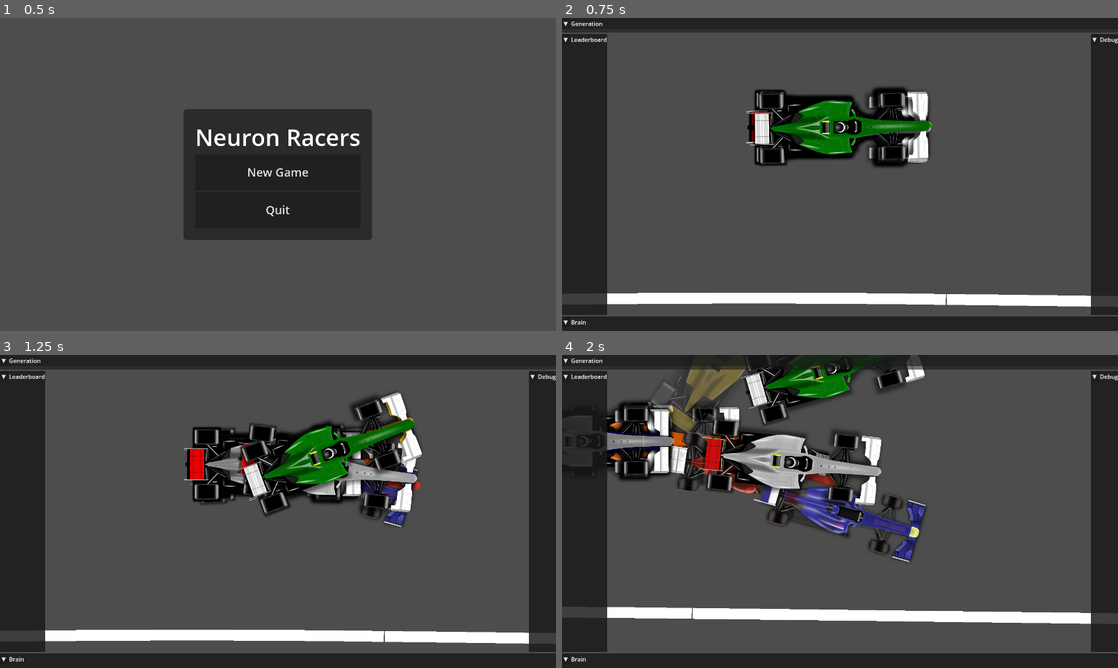
Above: before the commit, frames 1-4 (two rows, left to right).
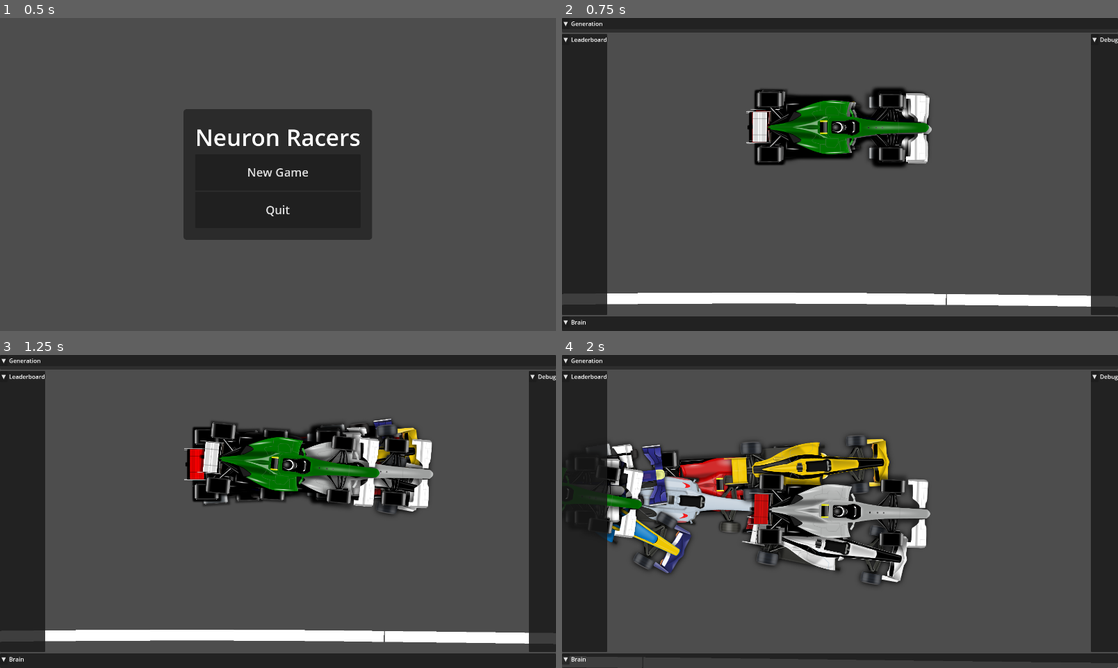
Above: after the commit, the same moments.

Repository: VitorMPCastro/NeuronRacers
Game: Godot game, scene res://scenes/ui/mainMenu.tscn
Same seed, same stepped clock (60 frames per second), same inputs: the game is played once before the commit and once after it.
Inputs (mouse positions are in pixels of both pictures, inside the frame that each line leads up to):
- Up to frame 1 (0.5 s): no input
- Up to frame 2 (0.75 s): click "New Game" at 0.5 s
- Up to frame 3 (1.25 s): no input
- Up to frame 4 (2 s): tap Enter at 1.25 s; move the mouse to (962, 495) at 1.27 s; hold Up (ui_up) from 1.28 s (still down); click (962, 495) at 1.42 s

Frame 1 is identical in both runs. In frame 2, 2.4% of the frame differs, in the area x 33-67%, y 23-48%; in frame 3, 9.1%; in frame 4, 30%, in the area x 0-100%, y 0-100%.

Commit message:
Enhance AgentManager and HUD to support loading neural networks from JSON files for next generation

Diff:
--- a/scenes/trackScene.tscn
+++ b/scenes/trackScene.tscn
@@ -186,7 +186,7 @@
 weight = 0.3
 mutate_chance = 0.2
 input_layer_neurons = 6
-hidden_layers = PackedInt32Array(8, 8)
+hidden_layers = PackedInt32Array(12, 12)
 
 [node name="CarTelemetry" type="Node2D" parent="GameManager/AgentManager"]
 script = ExtResource("5_4qaac")
--- a/scripts/manager/agentManager.gd
+++ b/scripts/manager/agentManager.gd
@@ -49,6 +49,9 @@
 var _ai_timer: Timer
 var _ai_aps: float = 20.0
 
+# NEW: queued brains to use on next_generation
+var queued_brains_from_json: Array[MLP] = []
+
 
 func _ready():
 	if !is_training:
@@ -179,12 +182,18 @@
 		total_fitness += car.fitness
 
 	sort_by_fitness()
+
+	# NEW: if a JSON was queued, use those brains instead of evolving
 	var new_brains: Array = []
-	var required_input := _required_input_size_from_cars()
-	for i in range(population_size):
-		var parent = weighted_pick(best_cars, total_fitness)
-		var brain = mutate(parent.car_data.pilot.brain, required_input)  # supports multi-layer
-		new_brains.append(brain)
+	if !queued_brains_from_json.is_empty():
+		new_brains = queued_brains_from_json.duplicate(true)
+		queued_brains_from_json.clear()
+	else:
+		var required_input := _required_input_size_from_cars()
+		for i in range(population_size):
+			var parent = weighted_pick(best_cars, total_fitness)
+			var brain = mutate(parent.car_data.pilot.brain, required_input)  # supports multi-layer
+			new_brains.append(brain)
 
 	print(generation_to_string()) if print_debug_generation else null
 
@@ -424,3 +433,52 @@
 		if !car.crashed:
 			return false
 	return true
+
+# NEW: queue brains from a JSON file for the next generation (does not replace current gen immediately)
+func queue_generation_json(path: String, allow_resize: bool = true) -> bool:
+	var txt := _read_text_file(path)
+	if txt.is_empty():
+		push_error("queue_generation_json: File empty or not found: " + path)
+		return false
+	var data = JSON.parse_string(txt)
+	if typeof(data) != TYPE_DICTIONARY:
+		push_error("queue_generation_json: Invalid JSON.")
+		return false
+
+	var nn = data.get("nn", {})
+	var saved_in := int(nn.get("input", 0))
+	var saved_out := int(nn.get("output", output_layer_neurons))
+	var saved_hidden_layers := PackedInt32Array(nn.get("hidden_layers", PackedInt32Array()))
+	if saved_hidden_layers.size() == 0:
+		# legacy format support
+		saved_hidden_layers = PackedInt32Array([int(nn.get("hidden", hidden_layer_neurons))])
+
+	var brains_arr = data.get("brains", [])
+	if brains_arr.is_empty():
+		push_error("queue_generation_json: No brains in file.")
+		return false
+
+	# Optionally validate sizes; if !allow_resize, require exact match
+	if !allow_resize:
+		var required_input := _required_input_size_from_cars()
+		if saved_in != required_input or saved_hidden_layers != _current_hidden_sizes() or saved_out != output_layer_neurons:
+			push_error("queue_generation_json: NN sizes from file (%s,%s,%s) do not match current config (%s,%s,%s)."
+				% [saved_in, saved_hidden_layers, saved_out, required_input, _current_hidden_sizes(), output_layer_neurons])
+			return false
+
+	# Parse brains now; spawn_population will handle size mismatches gracefully per-car
+	queued_brains_from_json.clear()
+	for d in brains_arr:
+		var mlp := MLP.from_dict(d)
+		queued_brains_from_json.append(mlp)
+
+	# Optionally adopt evolution/APS settings from file (commented out; enable if desired)
+	# if data.has("evolution"):
+	# 	var evo = data["evolution"]
+	# 	if evo.has("elitism_percent"): elitism_percent = float(evo["elitism_percent"])
+	# 	if evo.has("mutate_chance"): mutate_chance = float(evo["mutate_chance"])
+	# 	if evo.has("weight"): weight = float(evo["weight"])
+	# if data.has("ai_actions_per_second"):
+	# 	ai_actions_per_second = float(data["ai_actions_per_second"])
+
+	return true
--- a/scripts/ui/hud_setup.gd
+++ b/scripts/ui/hud_setup.gd
@@ -6,6 +6,7 @@
 var frame: UIFrame
 var _car_selector: OptionButton
 var _neuron_graph: NeuronGraph
+var _gen_file_dialog: FileDialog  # NEW
 
 func _ready() -> void:
 	frame = frame_scene.instantiate() as UIFrame
@@ -80,6 +81,19 @@
 	var btn_save := Button.new(); btn_save.text = "Save Generation"; btn_save.pressed.connect(func():
 		var m := _get_agent_manager(); if m: m.save_generation_to_json("", [], "manual save from HUD")
 	); actions.add_child(btn_save)
+
+	# NEW: Load from JSON (queues brains for next generation)
+	var btn_load := Button.new()
+	btn_load.text = "Load From JSON..."
+	btn_load.pressed.connect(func():
+		var gen_dir := OS.get_user_data_dir().path_join("generations")
+		# Try to open at user://generations if it exists, else default
+		if DirAccess.dir_exists_absolute(gen_dir):
+			_gen_file_dialog.current_dir = gen_dir
+		_gen_file_dialog.popup_centered()
+	)
+	actions.add_child(btn_load)
+
 	gen_content.add_child(actions)
 	gen_panel.set_content(gen_content)
 
@@ -89,6 +103,15 @@
 	# Bottom bar: Brain/Neuron graph for observed car
 	_build_bottom_brain_panel()
 	_refresh_neuron_graph()
+
+	# File dialog for loading generations (hidden until used)
+	_gen_file_dialog = FileDialog.new()
+	_gen_file_dialog.file_mode = FileDialog.FILE_MODE_OPEN_FILE
+	_gen_file_dialog.access = FileDialog.ACCESS_FILESYSTEM
+	_gen_file_dialog.filters = PackedStringArray(["*.json ; JSON files"])
+	_gen_file_dialog.title = "Select generation JSON"
+	add_child(_gen_file_dialog)
+	_gen_file_dialog.file_selected.connect(_on_generation_json_selected)
 
 func _build_right_debug_tabs() -> void:
 	var panel := CollapsiblePanel.new()
@@ -400,3 +423,15 @@
 func _on_population_spawned_hud() -> void:
 	_rebuild_car_selector_items()
 	_refresh_neuron_graph()
+
+# NEW: callback after selecting a JSON file
+func _on_generation_json_selected(path: String) -> void:
+	var am := _get_agent_manager()
+	if am == null:
+		push_error("AgentManager not found; cannot queue JSON load.")
+		return
+	var ok = am.queue_generation_json(path, true)
+	if ok:
+		print("Queued generation JSON for next generation: ", path)
+	else:
+		push_error("Failed to queue generation JSON from: " + path)
